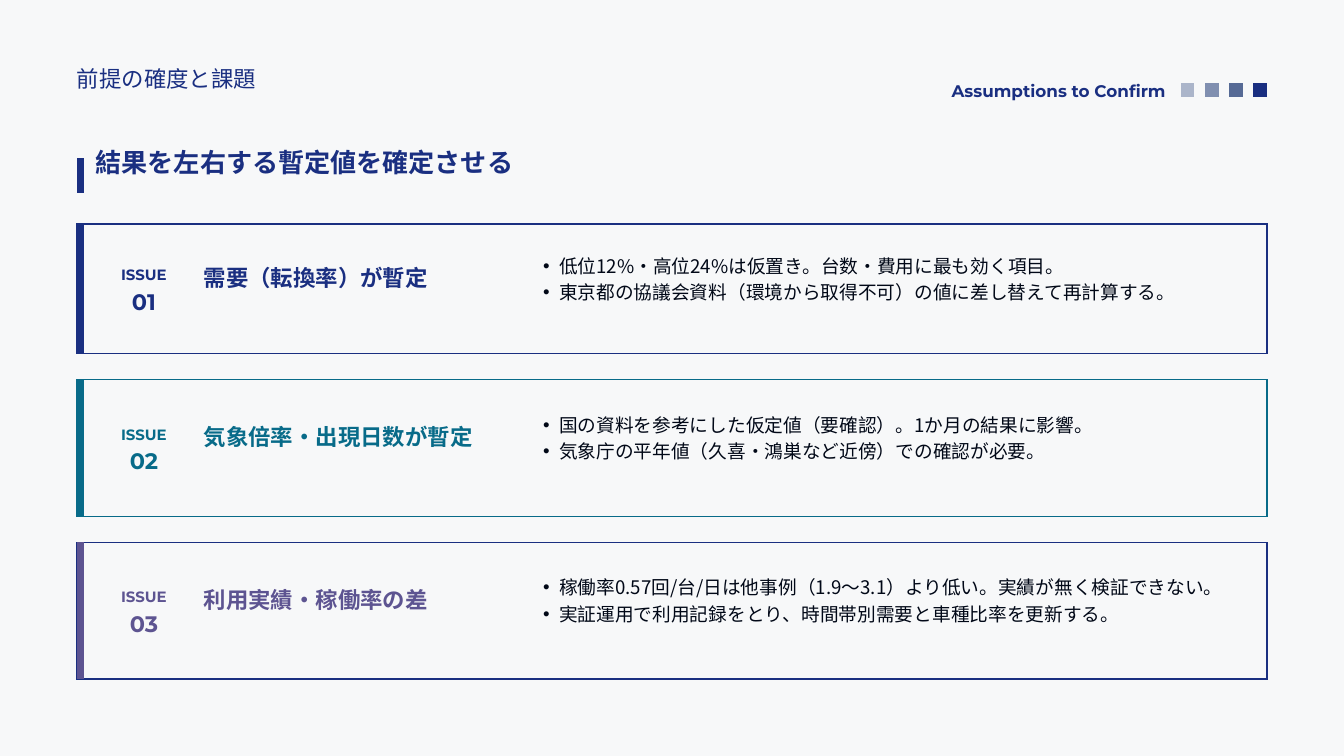
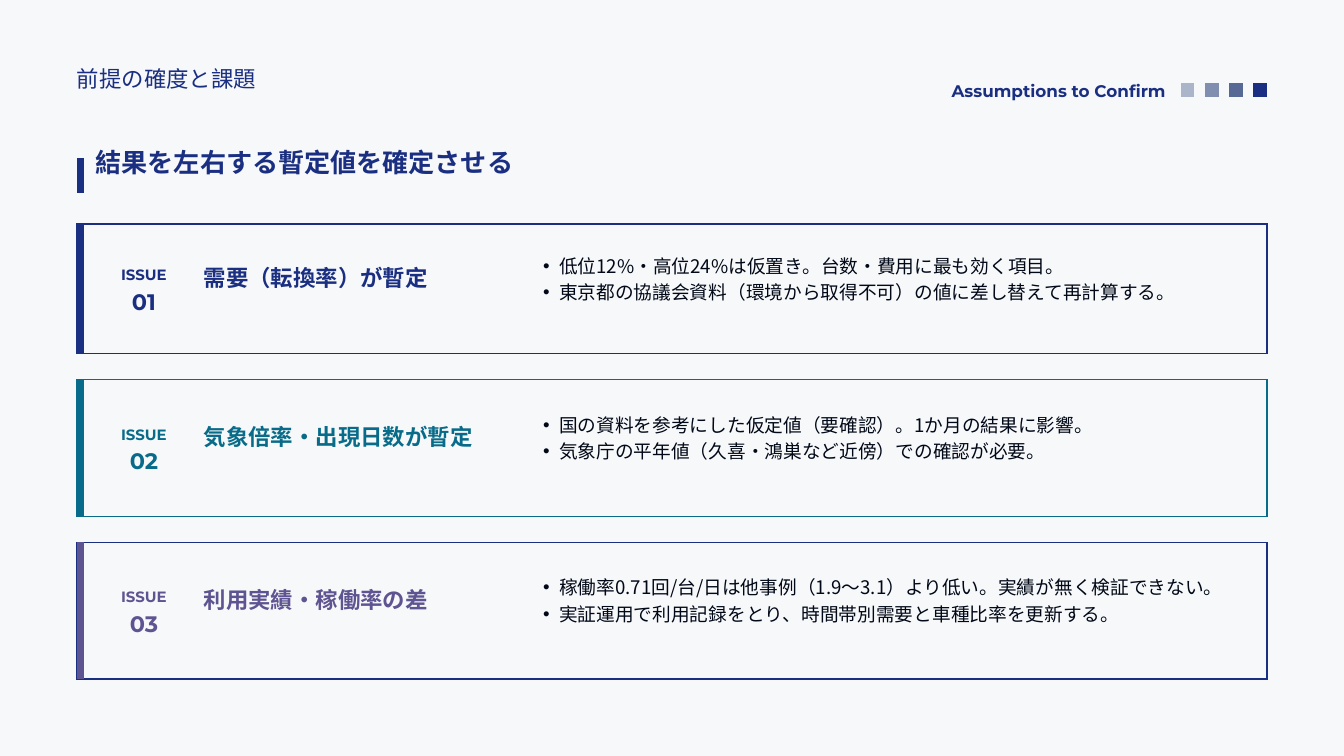
Before and after one commit to saigaeno-cmd/mikuri_sim, a slide deck: slide 17 of data/output/study/報告_モビリティシェア検討.pptx. Drawn at 1344x756 pixels with LibreOffice and Linux fonts; fonts in the diff are those of the drawing. Boxes give left, top, right and bottom in pixels: in the first picture for what was removed or moved away, otherwise in the second. Text is boxed around its words. In the diff, an @@ line names an element or a change of style, - is before the commit and + after.

```diff
--- a/data/output/study/報告_モビリティシェア検討.pptx
+++ b/data/output/study/報告_モビリティシェア検討.pptx
@@ text at bbox=[559, 578, 1223, 598]: text changed @@
-  • 稼働率0.57回/台/日は他事例（1.9〜3.1）より低い。実績が無く検証できない。
+  • 稼働率0.71回/台/日は他事例（1.9〜3.1）より低い。実績が無く検証できない。
```
Also in this commit, not shown: 15 other slides changed, 6 other files.
